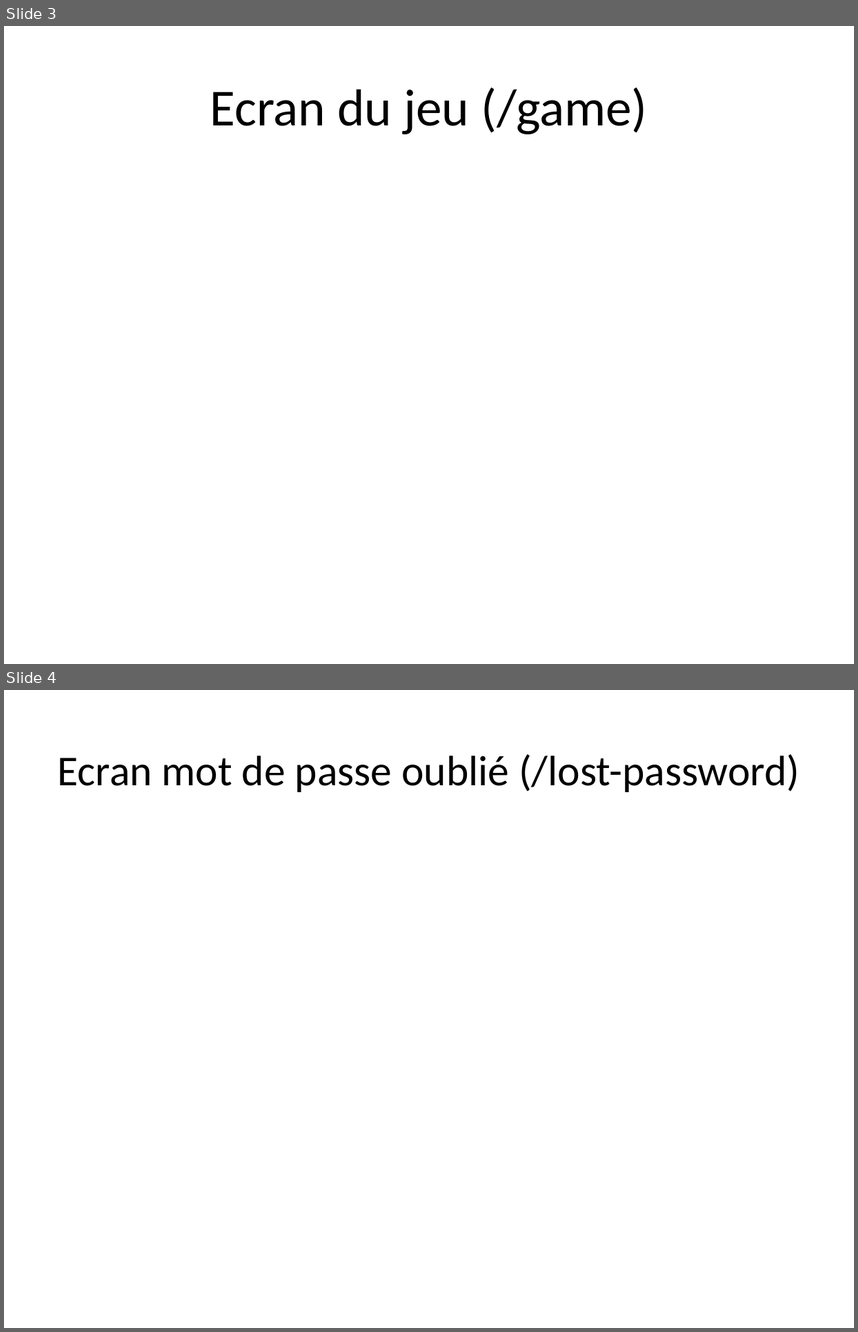
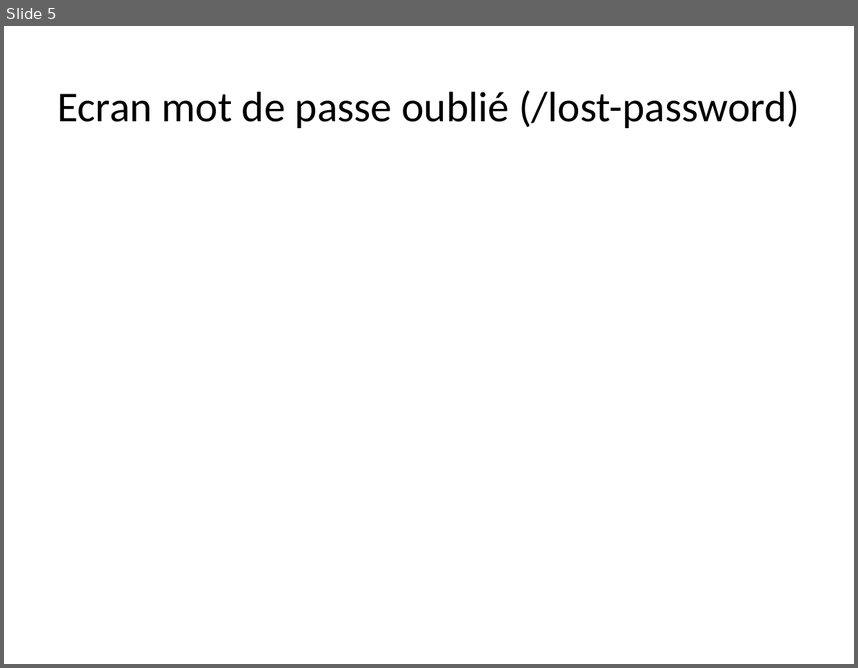
Before and after one commit to F2000-FR-AFPA-WebDev201701/gauntlet-game, a slide deck: docs/ecrans-du-jeu.pptx. Shown one above the other, each under a label of ours: slides 3 and 4 before the commit, slide 5 after it. The pictures are 858x1332 and 858x668 pixels, drawn with LibreOffice and Linux fonts; fonts in the diff are those of the drawing. Boxes give left, top, right and bottom in pixels: in the first picture for what was removed or moved away, otherwise in the second. Text is boxed around its words. In the diff, an @@ line names an element or a change of style, - is before the commit and + after.

Commit message:
docs : screens game

```diff
--- a/docs/ecrans-du-jeu.pptx
+++ b/docs/ecrans-du-jeu.pptx
@@ slide 3 removed at [4, 26, 854, 664], background #FFFFFF @@
@@ title removed at [210, 87, 647, 134] @@
-Ecran du jeu (/game)
@@ what was slide 4 is now slide 5 @@
```
Also in this commit, not shown: 3 slides changed, 2 slides added, 5 other files.
